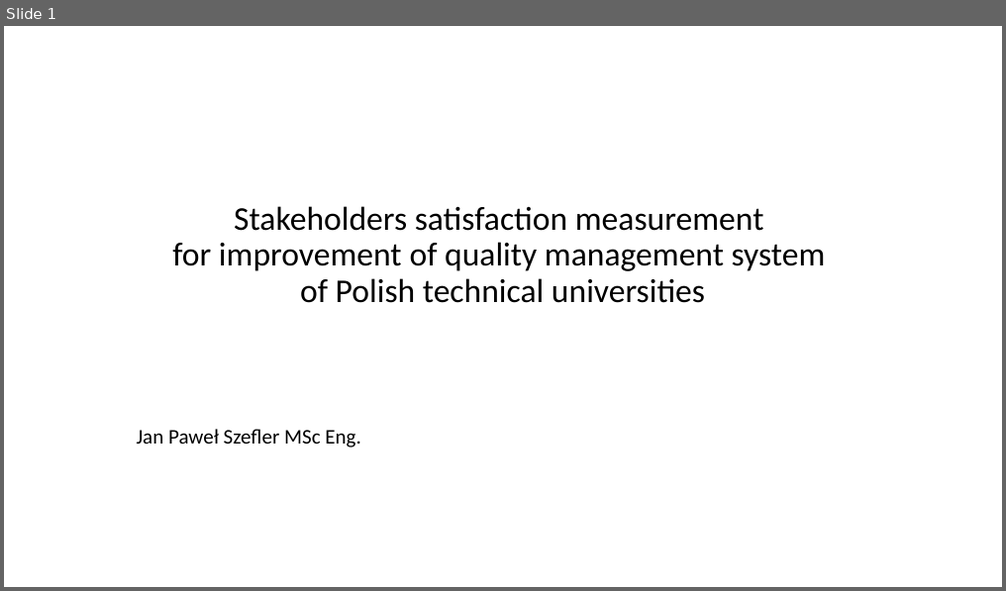
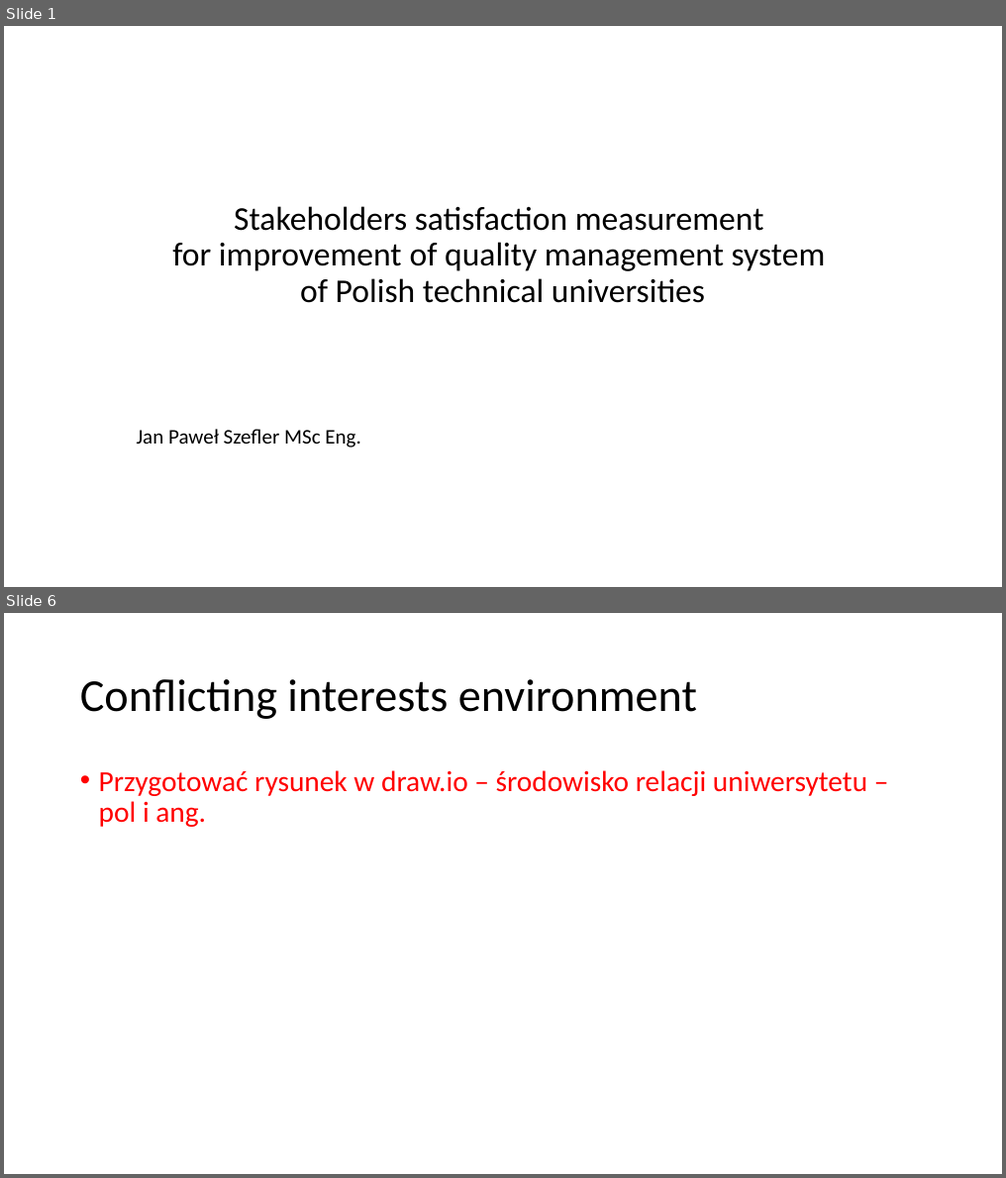
Before and after one commit to JeanPaulSzefler/doktorat_git, a slide deck: Egzaminy doktorskie/angielski/SSI_forHEI_QMS.pptx. Shown one above the other, each under a label of ours: slide 1 before the commit, slides 1 and 6 after it; the slides between them are not shown. The pictures are 1006x591 and 1006x1178 pixels, drawn with LibreOffice and Linux fonts; fonts in the diff are those of the drawing. Boxes give left, top, right and bottom in pixels: in the first picture for what was removed or moved away, otherwise in the second. Text is boxed around its words. In the diff, an @@ line names an element or a change of style, - is before the commit and + after.

Commit message:
Ang prezentacja - up to conflicting interests

```diff
--- a/Egzaminy doktorskie/angielski/SSI_forHEI_QMS.pptx
+++ b/Egzaminy doktorskie/angielski/SSI_forHEI_QMS.pptx
@@ slide 6 added at box(4, 613, 1002, 1174), background #FFFFFF @@
@@ title added at box(80, 679, 697, 719), 44 pt, text #000000 @@
+Conflicting interests environment
@@ text added at box(99, 770, 867, 827), 28 pt, text #FF0000 @@
+• Przygotować rysunek w draw.io – środowisko relacji uniwersytetu – pol i ang.
```
Also in this commit, not shown: 6 other slides added, 1 slide removed.
